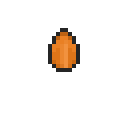
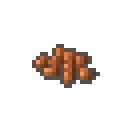
Layered file, before and after one edit (128 x 128). Changes by layer:
added layer "metal" above "Screenshot_2020-09-30_05-55-09.png" over [32, 44, 100, 88]
renamed "Item_9mm_Bullet.png" to "Screenshot_2020-09-30_05-55-09.png", painted on it over [36, 28, 96, 84]
